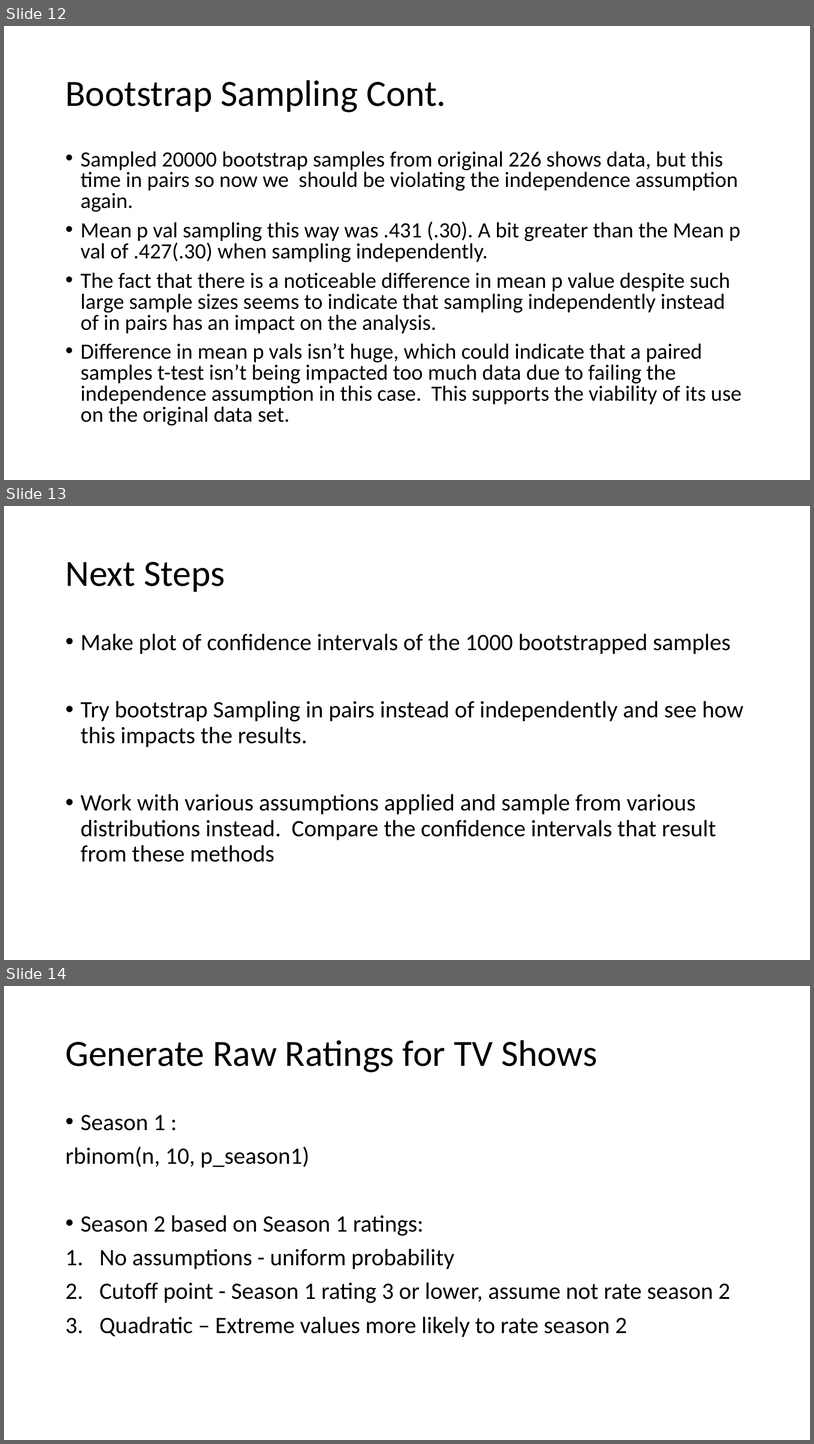
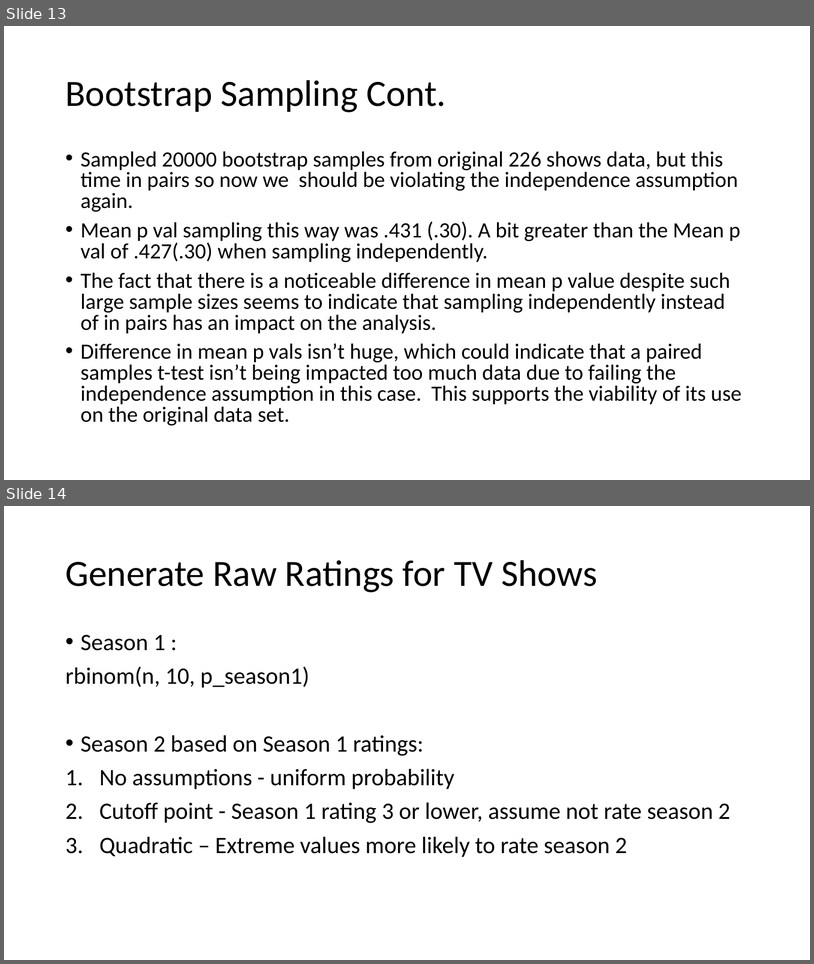
Before and after one commit to stat400-csu/project-8, a slide deck: Stat400_Presentation_updated.pptx. Shown one above the other, each under a label of ours: slides 12, 13 and 14 before the commit, slides 13 and 14 after it. The pictures are 814x1444 and 814x964 pixels, drawn with LibreOffice and Linux fonts; fonts in the diff are those of the drawing. Boxes give left, top, right and bottom in pixels: in the first picture for what was removed or moved away, otherwise in the second. Text is boxed around its words. In the diff, an @@ line names an element or a change of style, - is before the commit and + after.

```diff
--- a/Stat400_Presentation_updated.pptx
+++ b/Stat400_Presentation_updated.pptx
@@ slide 13 removed at (4,506,810,960), background #FFFFFF @@
@@ title removed at (65,562,225,592) @@
-Next Steps
@@ text removed at (81,633,744,862) @@
-• Make plot of confidence intervals of the 1000 bootstrapped samples
-• Try bootstrap Sampling in pairs instead of independently and see how this impacts the results.
-• Work with various assumptions applied and sample from various distributions instead. Compare the confidence intervals that result from these methods
@@ what was slide 12 is now slide 13 @@
```
Also in this commit, not shown: 1 slide added.
